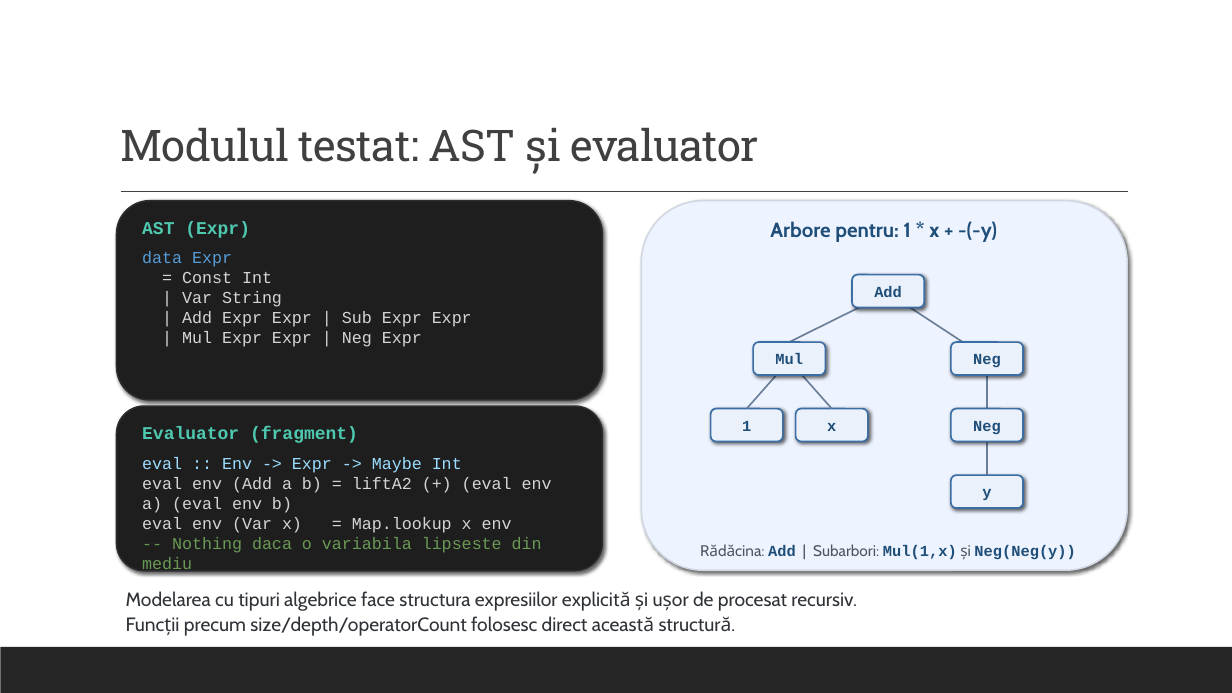
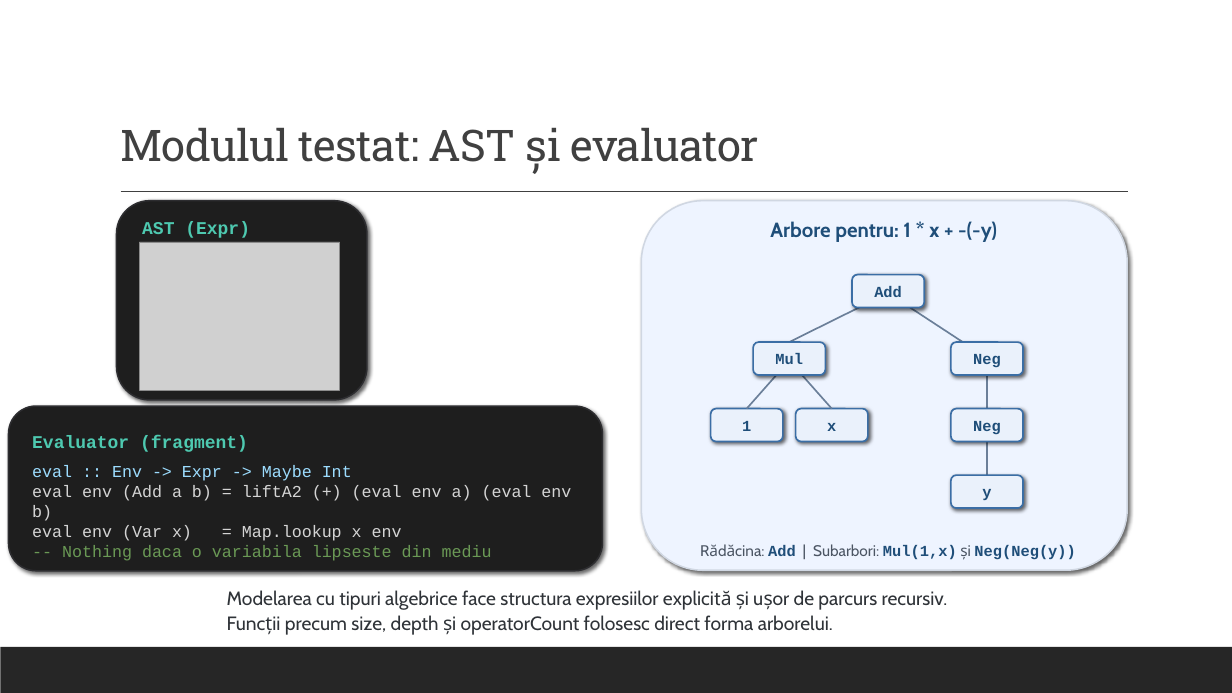
Before and after one commit to alexandrunite/MFIS_Project, a slide deck: slide 7 of Testarea property-based folosind QuickCheck.pptx. Drawn at 1232x693 pixels with LibreOffice and Linux fonts; fonts in the diff are those of the drawing; grey boxes stand for pictures. Boxes give left, top, right and bottom in pixels: in the first picture for what was removed or moved away, otherwise in the second. Text is boxed around its words. In the diff, an @@ line names an element or a change of style, - is before the commit and + after.

```diff
--- a/Testarea property-based folosind QuickCheck.pptx
+++ b/Testarea property-based folosind QuickCheck.pptx
@@ rounded rectangle: place and size @@
-rounded rectangle at (116,201,603,400)
+rounded rectangle at (116,201,367,400)
@@ picture added at (140,242,340,390) @@
@@ text at (142,251,472,347): paragraphs removed @@
-data Expr
-= Const Int
-| Var String
-| Add Expr Expr | Sub Expr Expr
-| Mul Expr Expr | Neg Expr
@@ rounded rectangle: place and size @@
-rounded rectangle at (116,406,603,570)
+rounded rectangle at (8,406,603,570)
@@ text "Evaluator (fragment)" rewrapped from (142,427,552,553) to (32,435,571,561) @@
@@ text at (227,590,948,635): text changed @@
-Modelarea cu tipuri algebrice face structura expresiilor explicită și ușor de procesat recursiv.
-Funcții precum size/depth/operatorCount folosesc direct această structură.
+Modelarea cu tipuri algebrice face structura expresiilor explicită și ușor de parcurs recursiv.
+Funcții precum size, depth și operatorCount folosesc direct forma arborelui.
```
Also in this commit, not shown: 20 other slides changed, 7 other files.
